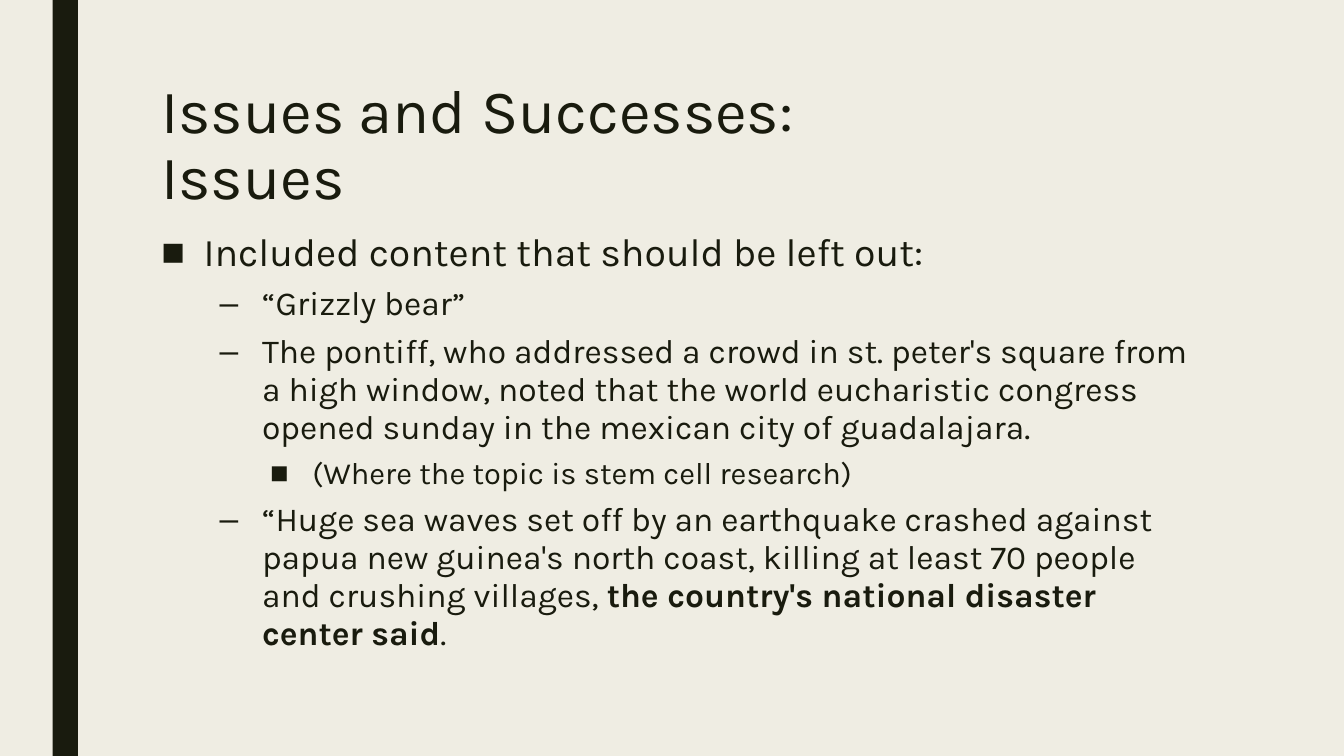
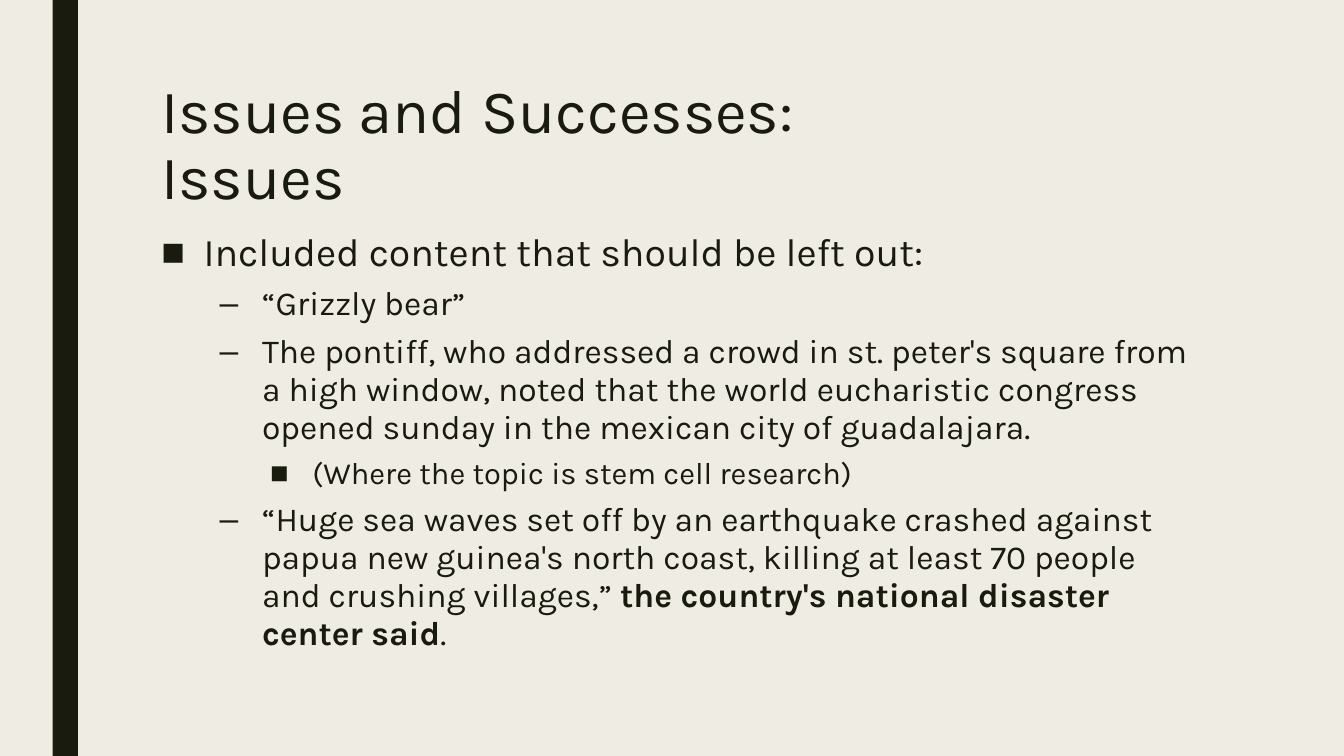
Before and after one commit to Mindful/ling-573, a slide deck: slide 20 of doc/D2_presentation.pptx. Drawn at 1344x756 pixels with LibreOffice and Linux fonts; fonts in the diff are those of the drawing. Boxes give left, top, right and bottom in pixels: in the first picture for what was removed or moved away, otherwise in the second. Text is boxed around its words. In the diff, an @@ line names an element or a change of style, - is before the commit and + after.

```diff
--- a/doc/D2_presentation.pptx
+++ b/doc/D2_presentation.pptx
@@ text at (x1=262, y1=508, x2=1153, y2=646): text changed @@
-  – “Huge sea waves set off by an earthquake crashed against papua new guinea's north coast, killing at least 70 people and crushing villages, the country's national disaster center said.
+  – “Huge sea waves set off by an earthquake crashed against papua new guinea's north coast, killing at least 70 people and crushing villages,” the country's national disaster center said.
```
Also in this commit, not shown: 1 other slide changed.
